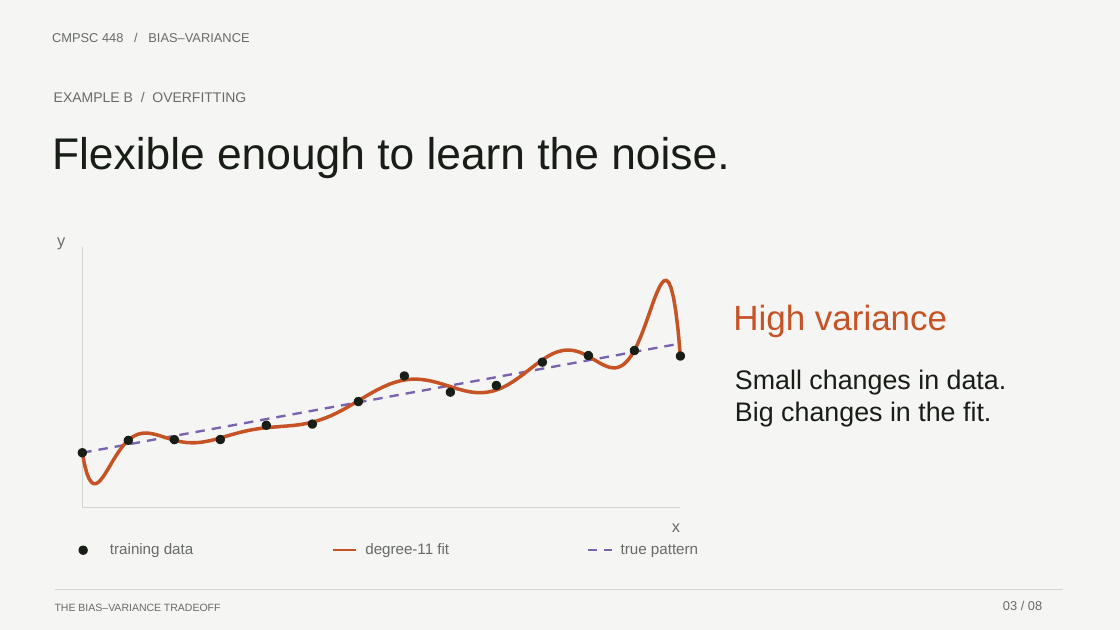
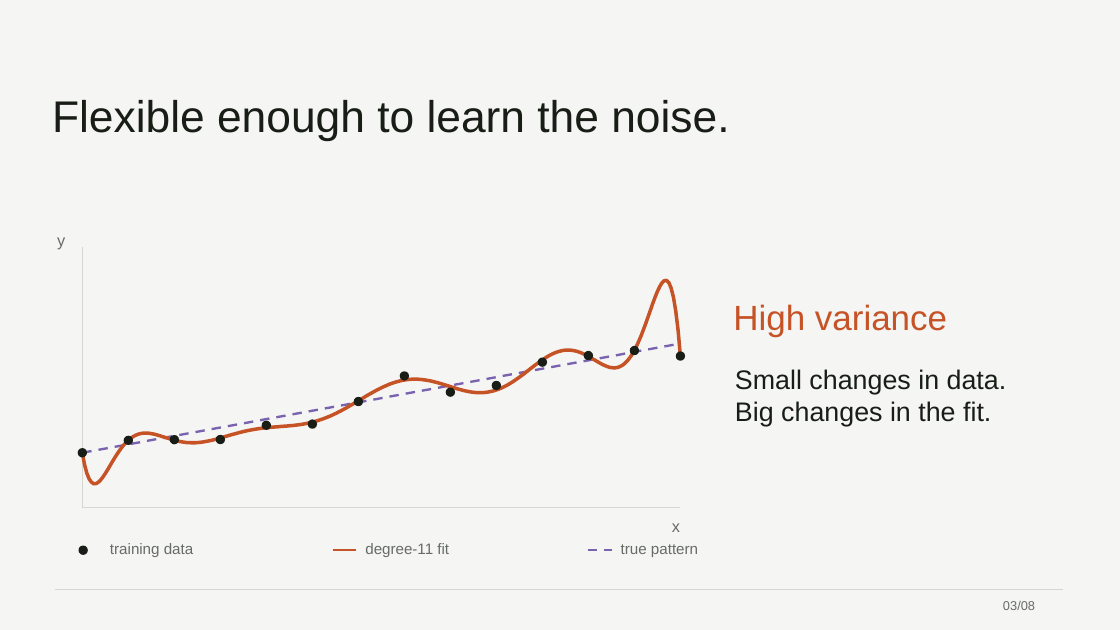
Before and after one commit to 0xABAN/classes, a slide deck: slide 3 of cmpsc-448/presentation/bias-variance-tradeoff.pptx. Drawn at 1120x630 pixels with LibreOffice and Linux fonts; fonts in the diff are those of the drawing. Boxes give left, top, right and bottom in pixels: in the first picture for what was removed or moved away, otherwise in the second. Text is boxed around its words. In the diff, an @@ line names an element or a change of style, - is before the commit and + after.

```diff
--- a/cmpsc-448/presentation/bias-variance-tradeoff.pptx
+++ b/cmpsc-448/presentation/bias-variance-tradeoff.pptx
@@ text removed at (52,33,249,42) @@
-CMPSC 448 / BIAS–VARIANCE
@@ text "Flexible enough to learn the ...": place and size @@
-text "Flexible enough to learn the ..." at (52,137,729,177)
+text "Flexible enough to learn the ..." at (52,100,729,140)
@@ text removed at (54,92,246,102) @@
-EXAMPLE B / OVERFITTING
@@ text removed at (55,603,221,611) @@
-THE BIAS–VARIANCE TRADEOFF
@@ text at (1003,601,1035,610): spaces changed @@
-03 / 08
+03/08
```
Also in this commit, not shown: 7 other slides changed, 2 other files.
